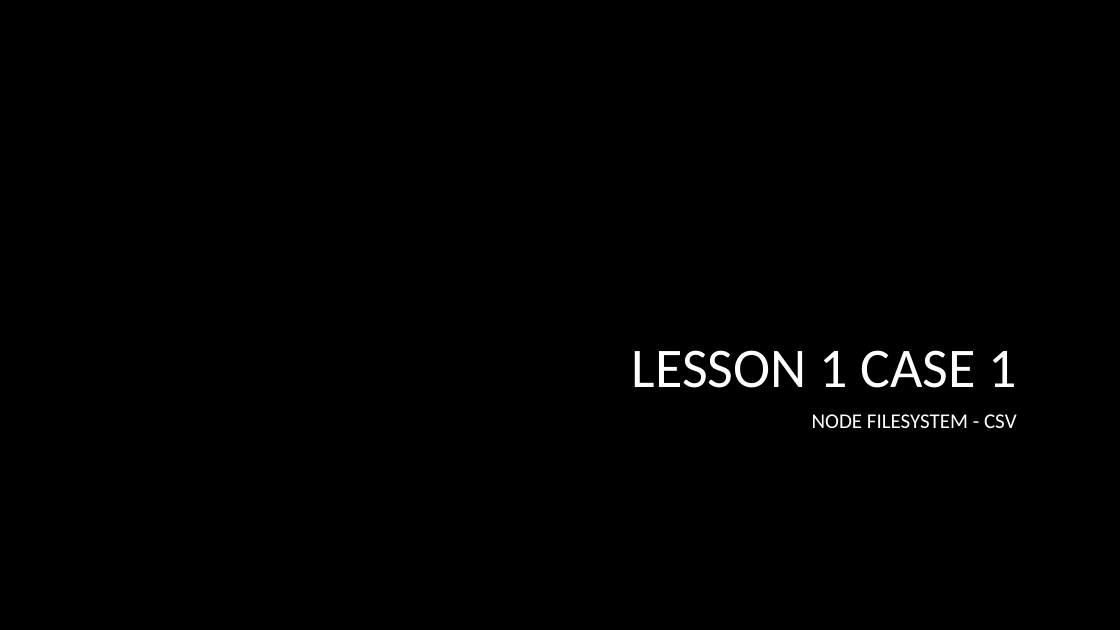
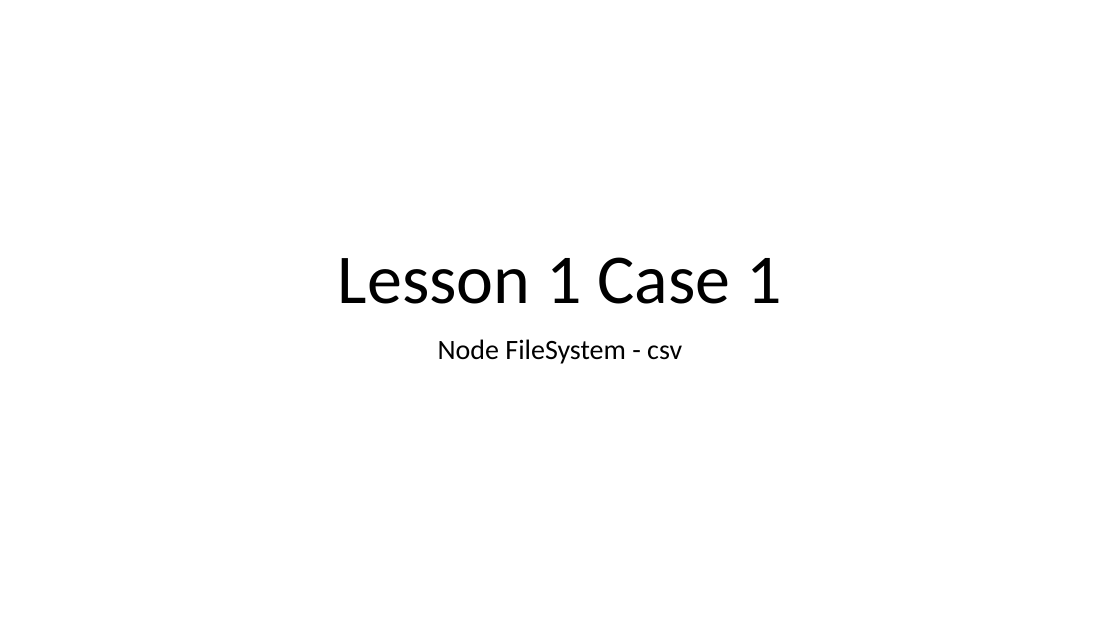
Before and after one commit to conduitl/csv_lesson, a slide deck: slide 1 of case1.pptx. Drawn at 1120x630 pixels with LibreOffice and Linux fonts; fonts in the diff are those of the drawing; background and template pictures are left out. Boxes give left, top, right and bottom in pixels: in the first picture for what was removed or moved away, otherwise in the second. Text is boxed around its words. In the diff, an @@ line names an element or a change of style, - is before the commit and + after.

```diff
--- a/case1.pptx
+++ b/case1.pptx
@@ background picture (left out) to #FFFFFF @@
@@ title at <box>338,257,781,304</box>: text changed; size 48 to 60 pt; text colour #FFFFFF to #000000 @@
-LESSON 1 CASE 1
+Lesson 1 Case 1
@@ subtitle at <box>438,339,682,364</box>: text changed; size 18 to 24 pt; text colour #FFFFFF to #000000 @@
-NODE FILESYSTEM - CSV
+Node FileSystem - csv
```
Also in this commit, not shown: 15 other slides changed, 1 slide added, 2 other files.
